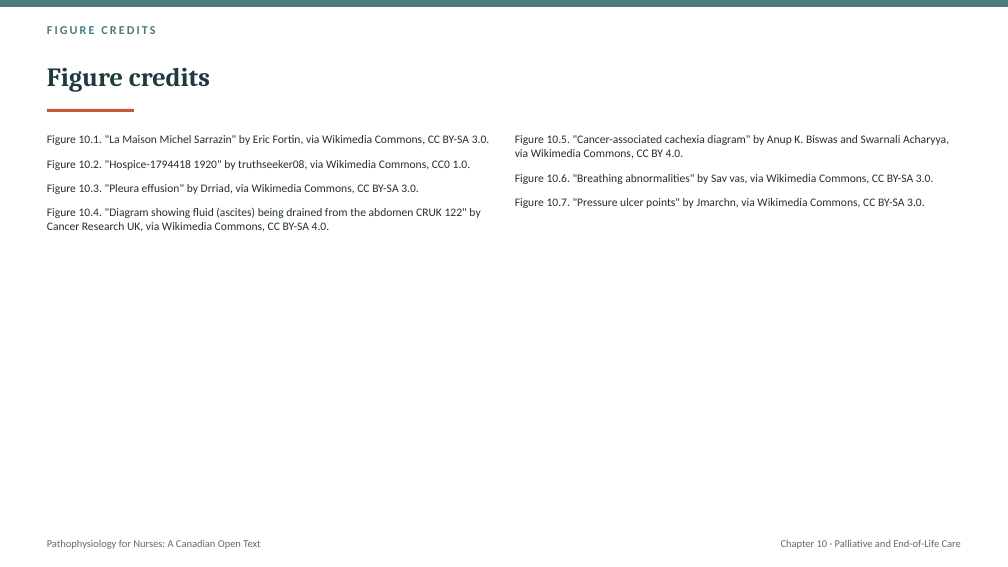
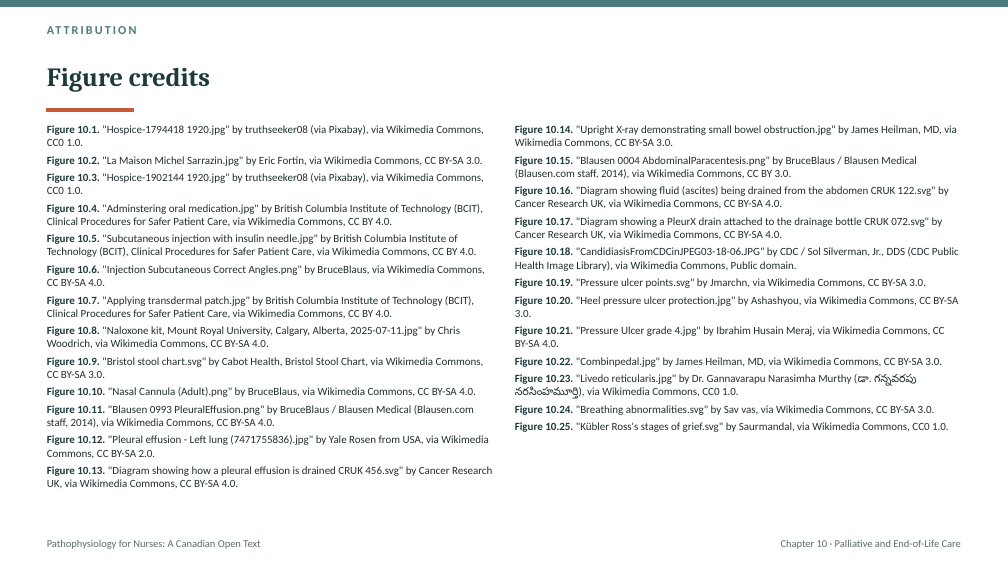
Before and after one commit to andrewleenl/opensourcenursing, a slide deck: slide 50 of Ch10_Palliative_and_End_of_Life_Care_Lecture_Presentation.pptx (slide 62 before the commit). Drawn at 1008x567 pixels with LibreOffice and Linux fonts; fonts in the diff are those of the drawing. Boxes give left, top, right and bottom in pixels: in the first picture for what was removed or moved away, otherwise in the second. Text is boxed around its words. In the diff, an @@ line names an element or a change of style, - is before the commit and + after.

```diff
--- a/Ch10_Palliative_and_End_of_Life_Care_Lecture_Presentation.pptx
+++ b/Ch10_Palliative_and_End_of_Life_Care_Lecture_Presentation.pptx
@@ text at box(47, 26, 155, 34): text changed @@
-FIGURE CREDITS
+ATTRIBUTION
@@ text added at box(47, 125, 492, 488), 10.5 pt, text #22302F @@
+Figure 10.1. "Hospice-1794418 1920.jpg" by truthseeker08 (via Pixabay), via Wikimedia Commons, CC0 1.0.
+Figure 10.2. "La Maison Michel Sarrazin.jpg" by Eric Fortin, via Wikimedia Commons, CC BY-SA 3.0.
+Figure 10.3. "Hospice-1902144 1920.jpg" by truthseeker08 (via Pixabay), via Wikimedia Commons, CC0 1.0.
+Figure 10.4. "Adminstering oral medication.jpg" by British Columbia Institute of Technology (BCIT), Clinical Procedures for Safer Patient Care, via Wikimedia Commons, CC BY 4.0.
+Figure 10.5. "Subcutaneous injection with insulin needle.jpg" by British Columbia Institute of Technology (BCIT), Clinical Procedures for Safer Patient Care, via Wikimedia Commons, CC BY 4.0.
+Figure 10.6. "Injection Subcutaneous Correct Angles.png" by BruceBlaus, via Wikimedia Commons, CC BY-SA 4.0.
+Figure 10.7. "Applying transdermal patch.jpg" by British Columbia Institute of Technology (BCIT), Clinical Procedures for Safer Patient Care, via Wikimedia Commons, CC BY 4.0.
+Figure 10.8. "Naloxone kit, Mount Royal University, Calgary, Alberta, 2025-07-11.jpg" by Chris Woodrich, via Wikimedia Commons, CC BY-SA 4.0.
+Figure 10.9. "Bristol stool chart.svg" by Cabot Health, Bristol Stool Chart, via Wikimedia Commons, CC BY-SA 3.0.
+Figure 10.10. "Nasal Cannula (Adult).png" by BruceBlaus, via Wikimedia Commons, CC BY-SA 4.0.
+Figure 10.11. "Blausen 0993 PleuralEffusion.png" by BruceBlaus / Blausen Medical (Blausen.com staff, 2014), via Wikimedia Commons, CC BY-SA 4.0.
+Figure 10.12. "Pleural effusion - Left lung (7471755836).jpg" by Yale Rosen from USA, via Wikimedia Commons, CC BY-SA 2.0.
+Figure 10.13. "Diagram showing how a pleural effusion is drained CRUK 456.svg" by Cancer Research UK, via Wikimedia Commons, CC BY-SA 4.0.
@@ text at box(515, 125, 959, 432): text changed; size 11 to 10.5 pt @@
-Figure 10.1. "La Maison Michel Sarrazin" by Eric Fortin, via Wikimedia Commons, CC BY-SA 3.0.
-Figure 10.2. "Hospice-1794418 1920" by truthseeker08, via Wikimedia Commons, CC0 1.0.
-Figure 10.3. "Pleura effusion" by Drriad, via Wikimedia Commons, CC BY-SA 3.0.
-Figure 10.4. "Diagram showing fluid (ascites) being drained from the abdomen CRUK 122" by Cancer Research UK, via Wikimedia Commons, CC BY-SA 4.0.
+Figure 10.14. "Upright X-ray demonstrating small bowel obstruction.jpg" by James Heilman, MD, via Wikimedia Commons, CC BY-SA 3.0.
+Figure 10.15. "Blausen 0004 AbdominalParacentesis.png" by BruceBlaus / Blausen Medical (Blausen.com staff, 2014), via Wikimedia Commons, CC BY 3.0.
+Figure 10.16. "Diagram showing fluid (ascites) being drained from the abdomen CRUK 122.svg" by Cancer Research UK, via Wikimedia Commons, CC BY-SA 4.0.
+Figure 10.17. "Diagram showing a PleurX drain attached to the drainage bottle CRUK 072.svg" by Cancer Research UK, via Wikimedia Commons, CC BY-SA 4.0.
+Figure 10.18. "CandidiasisFromCDCinJPEG03-18-06.JPG" by CDC / Sol Silverman, Jr., DDS (CDC Public Health Image Library), via Wikimedia Commons, Public domain.
+Figure 10.19. "Pressure ulcer points.svg" by Jmarchn, via Wikimedia Commons, CC BY-SA 3.0.
+Figure 10.20. "Heel pressure ulcer protection.jpg" by Ashashyou, via Wikimedia Commons, CC BY-SA 3.0.
+Figure 10.21. "Pressure Ulcer grade 4.jpg" by Ibrahim Husain Meraj, via Wikimedia Commons, CC BY-SA 4.0.
+Figure 10.22. "Combinpedal.jpg" by James Heilman, MD, via Wikimedia Commons, CC BY-SA 3.0.
+Figure 10.23. "Livedo reticularis.jpg" by Dr. Gannavarapu Narasimha Murthy (డా. గన్నవరపు నరసింహమూర్తి), via Wikimedia Commons, CC0 1.0.
+Figure 10.24. "Breathing abnormalities.svg" by Sav vas, via Wikimedia Commons, CC BY-SA 3.0.
+Figure 10.25. "Kübler Ross's stages of grief.svg" by Saurmandal, via Wikimedia Commons, CC0 1.0.
@@ text removed at box(515, 135, 949, 208) @@
-Figure 10.5. "Cancer-associated cachexia diagram" by Anup K. Biswas and Swarnali Acharyya, via Wikimedia Commons, CC BY 4.0.
-Figure 10.6. "Breathing abnormalities" by Sav vas, via Wikimedia Commons, CC BY-SA 3.0.
-Figure 10.7. "Pressure ulcer points" by Jmarchn, via Wikimedia Commons, CC BY-SA 3.0.
```
Also in this commit, not shown: 4 other slides changed, 45 slides added, 57 slides removed, 7 other files.
